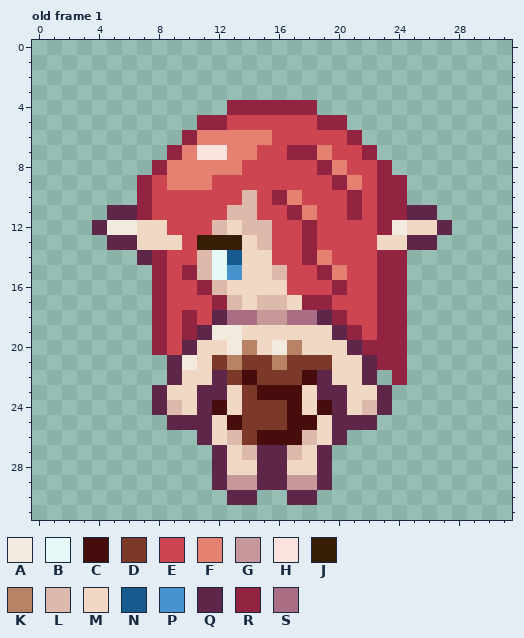
Pixel-art file: _Data/RedHairElf.aseprite. Above, as it was before the edit.
32x32 pixels, 2 frames. Shown: old frame 1. The commit also changed other frames, which this record leaves out.
Palette (. is transparent): A #f2eade  B #e5f9f8  C #470d0d  D #7c3829  E #ce4552  F #e48171  G #c7989a  H #fbe2df  J #381d06  K #b88365  L #ddb9ac  M #f0d8c5  N #165a8e  P #4893ce  Q #5e2749  R #922341  S #a96e83
Pixels before, old frame 1, first column x 4:
 4 .........RRRRRR.........
 5 .......RREEEEEERR.......
 6 ......RFFFFFEEEEER......
 7 .....RFHHFFEERRFEER.....
 8 ....RFFFFFEEEEERFEER....
 9 ...REFFFEEEEEEEERFERR...
10 ...REEEEEELERFEEERERR...
11 .QQREEEEELLEERFEERERRQQ.
12 QAAMMEEELMLLEEREEEERAMMQ
13 .QQMMMEJJJMLEEREEEEMMQQ.
14 ...QREELBNMMEERFEEERR...
15 ....RERLBPMMLEERFEERR...
16 ....REERLMMMMEEEREERR...
17 ....REEERLMLLMRREEERR...
18 ....REREQSSGGSSQREERR...
19 ....RERQAAMMMMMMQRERR...
20 ....REQMMAKMAKMMMQRRR...
21 .....QAMDKDDKDDDMMQRR...
22 .....QMMQDCDDDCQMMQ.R...
23 ....QMMQQMDCCCMQQMMQ....
24 ....QLMQCMDDDCMCQMLQ....
25 .....QQQMCDDDCCMQQQ.....
26 .......QMLDCCCLMQ.......
27 ........QMLQQLMQ........
28 ........QMMQQMMQ........
29 ........QGGQQGGQ........
30 .........QQ..QQ.........
Now the later version:
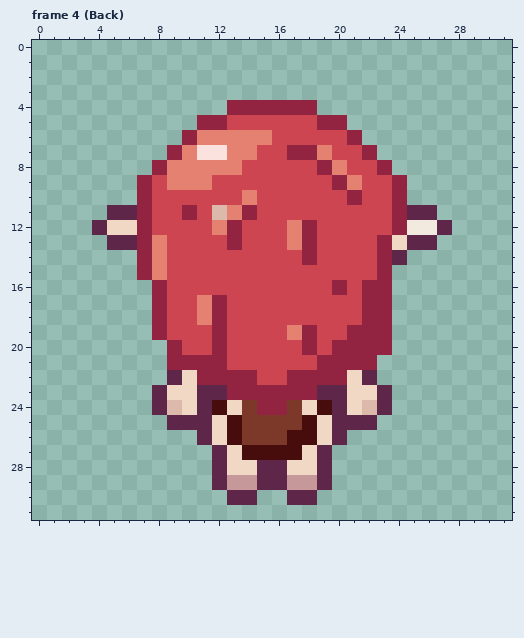
A new or re-ordered frame is compared with the old frame closest to it.
Edits made:
frames 2 -> 4
Frame 4 (Back) is new; against old frame 1:
y 9: x 23 R -> E
y 10: x 14 L -> F; x 16..17 RF -> EE; x 23 R -> E
y 11: x 10 E -> R; x 12..14 ELL -> LFR; x 17..18 RF -> EE; x 21 R -> E; x 23 R -> E
y 12: x 5..8 AAMM -> MMRE; x 12..15 LMLL -> FREE; x 17 E -> F; x 23..26 RAMM -> ERAA
y 13: x 7..9 MMM -> RFE; x 11..15 JJJML -> EEREE; x 17 E -> F; x 23 M -> R
y 14: x 7..8 QR -> RF; x 11..15 LBNMM -> EEEEE; x 19 F -> E; x 24 R -> Q
y 15: x 7..8 .R -> RF; x 10..16 RLBPMML -> EEEEEEE; x 19..20 RF -> EE; x 24 R -> .
y 16: x 11..16 RLMMMM -> EEEEEE; x 22 E -> R; x 24 R -> .
y 17: x 11 E -> F; x 13..19 LMLLMRR -> EEEEEEE; x 22 E -> R; x 24 R -> .
y 18: x 10..20 REQSSGGSSQR -> EFREEEEEEEE; x 22 E -> R; x 24 R -> .
y 19: x 10..20 RQAAMMMMMMQ -> EEREEEEFREE; x 22 E -> R; x 24 R -> .
y 20: x 8..21 REQMMAKMAKMMMQ -> .REEREEEEERERR; x 24 R -> .
y 21: x 9..24 QAMDKDDKDDDMMQRR -> RRRREEEEEERRRR..
y 22: x 11..20 MQDCDDDCQM -> RRRREERRRR; x 24 R -> .
y 23: x 13..18 MDCCCM -> RRRRRR
y 24: x 15..17 DDC -> RRD
y 25: x 17 C -> D
y 26: x 13 L -> C; x 15..16 CC -> DD; x 18 L -> C
y 27: x 14..17 LQQL -> CCCC
Pixel boxes of the changes (left, top, right, bottom) in both pictures:
changed: (107, 175, 437, 460)
